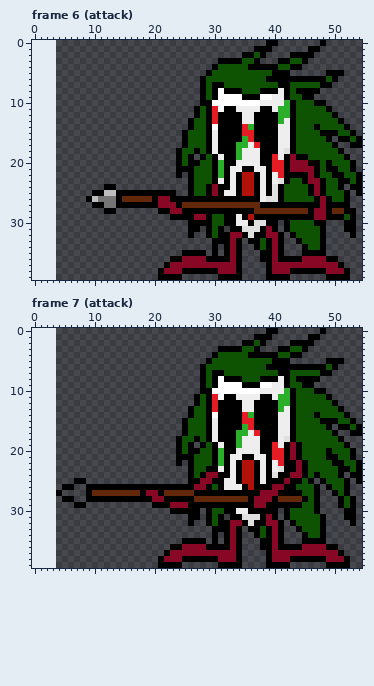
A pixel-art file gets an edit: res/sprite/lambul.aseprite. The picture above was drawn from the file before the commit.
51x40 pixels, 8 frames. Shown: frame 6 (attack), frame 7 (attack). The old version is drawn lined up with the new one, on the new canvas.
After:
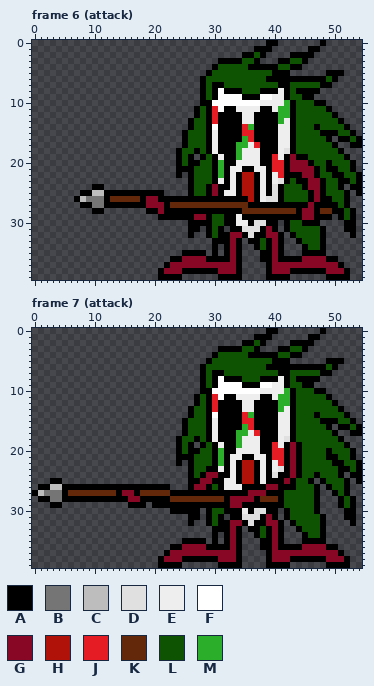
Palette (. is transparent): A #000000  B #757575  C #bdbdbd  D #e0e0e0  E #eeeeee  F #ffffff  G #870725  H #b0120a  J #e51c23  K #632709  L #0d5302  M #2baf2b
What changed:
{"change": "canvas 51x40 -> 55x40, the old top-left corner now at 4,0"}
{"where": "frame 6 (attack)"}
{"frame":6,"y":20,"x":47,"old":"A","new":"L"}
{"frame":6,"y":22,"x":45,"old":"A","new":"G"}
{"frame":6,"y":23,"x":44,"old":"L","new":"A"}
{"frame":6,"y":24,"x":10,"old":"..AA","new":"AA.."}
{"frame":6,"y":24,"x":45,"old":"LA","new":"AG"}
{"frame":6,"y":25,"x":8,"old":"..AACC","new":"AACCAA"}
{"frame":6,"y":25,"x":22,"old":"AA","new":".."}
{"frame":6,"y":26,"x":7,"old":"..AC","new":"ACBB"}
{"frame":6,"y":26,"x":12,"old":"BBA","new":"AKK"}
{"frame":6,"y":26,"x":18,"old":"KKAGG","new":"AGGAA"}
{"frame":6,"y":26,"x":36,"old":"A","new":"H"}
{"frame":6,"y":26,"x":46,"old":"LAG","new":"AGA"}
{"frame":6,"y":27,"x":8,"old":"..AABB","new":"AABBAA"}
{"frame":6,"y":27,"x":19,"old":"AA","new":"GG"}
{"frame":6,"y":27,"x":22,"old":"GGA","new":"AKK"}
{"frame":6,"y":27,"x":36,"old":"KK","new":"AA"}
{"frame":6,"y":27,"x":46,"old":"A","new":"G"}
{"frame":6,"y":27,"x":48,"old":"G","new":"A"}
{"frame":6,"y":27,"x":51,"old":"A","new":"L"}
{"frame":6,"y":28,"x":10,"old":"..AA","new":"AA.."}
{"frame":6,"y":28,"x":19,"old":"..A","new":"AAG"}
{"frame":6,"y":28,"x":23,"old":"GG","new":"AA"}
{"frame":6,"y":28,"x":35,"old":"AA","new":"KK"}
{"frame":6,"y":28,"x":44,"old":"KKAGGAKKA","new":"AGGAKKAAL"}
{"frame":6,"y":29,"x":21,"old":"..","new":"AA"}
{"frame":6,"y":29,"x":36,"old":"H","new":"A"}
{"frame":6,"y":29,"x":45,"old":"AAGG","new":"GGAA"}
{"frame":6,"y":29,"x":50,"old":"A","new":"."}
{"frame":6,"y":30,"x":45,"old":"LL","new":"AA"}
{"frame":6,"y":30,"x":48,"old":"A","new":"."}
{"where": "frame 7 (attack)"}
{"frame":7,"y":22,"x":43,"old":"AGA","new":"GAL"}
{"frame":7,"y":23,"x":43,"old":"AGA","new":"GAL"}
{"frame":7,"y":24,"x":44,"old":"GA","new":"AL"}
{"frame":7,"y":25,"x":3,"old":"..","new":"AA"}
{"frame":7,"y":25,"x":7,"old":"AA","new":".."}
{"frame":7,"y":25,"x":44,"old":"A","new":"L"}
{"frame":7,"y":26,"x":1,"old":"....","new":"AACC"}
{"frame":7,"y":26,"x":7,"old":"..","new":"AA"}
{"frame":7,"y":26,"x":23,"old":"AAA","new":"..."}
{"frame":7,"y":26,"x":36,"old":"H","new":"A"}
{"frame":7,"y":26,"x":39,"old":"A","new":"G"}
{"frame":7,"y":26,"x":41,"old":"G","new":"A"}
{"frame":7,"y":27,"x":0,"old":"....A....A","new":"ACBBBAKKKK"}
{"frame":7,"y":27,"x":14,"old":"KKKKAGGA","new":"AGGAKKKK"}
{"frame":7,"y":27,"x":23,"old":"KKKK","new":"AAAA"}
{"frame":7,"y":27,"x":36,"old":"AA","new":"GG"}
{"frame":7,"y":27,"x":39,"old":"GG","new":"AA"}
{"frame":7,"y":27,"x":42,"old":"AAA","new":"LLL"}
{"frame":7,"y":28,"x":1,"old":"....","new":"AABB"}
{"frame":7,"y":28,"x":7,"old":"..","new":"AA"}
{"frame":7,"y":28,"x":16,"old":"AA","new":"GG"}
{"frame":7,"y":28,"x":20,"old":"GG","new":"AA"}
{"frame":7,"y":28,"x":23,"old":"AAAA","new":"KKKK"}
{"frame":7,"y":28,"x":32,"old":"KKKKAGGGAKKKKA","new":"AGGGGAKKKALLLL"}
{"frame":7,"y":29,"x":3,"old":"..","new":"AA"}
{"frame":7,"y":29,"x":7,"old":"AA","new":".."}
{"frame":7,"y":29,"x":16,"old":"...","new":"AAA"}
{"frame":7,"y":29,"x":23,"old":"GGG","new":"AAA"}
{"frame":7,"y":29,"x":33,"old":"AA","new":"GG"}
{"frame":7,"y":29,"x":37,"old":"GG","new":"AA"}
{"frame":7,"y":29,"x":42,"old":"AAA","new":"LLL"}
{"frame":7,"y":30,"x":34,"old":"E","new":"A"}
{"frame":7,"y":30,"x":37,"old":"AA","new":"DD"}
{"label":"changed","picture_box":[296,160,350,226]}
{"label":"changed","picture_box":[74,184,122,214]}
{"label":"changed","picture_box":[140,190,182,220]}
{"label":"changed","picture_box":[242,196,260,220]}
{"label":"changed","picture_box":[224,460,308,514]}
{"label":"changed","picture_box":[32,478,194,508]}
